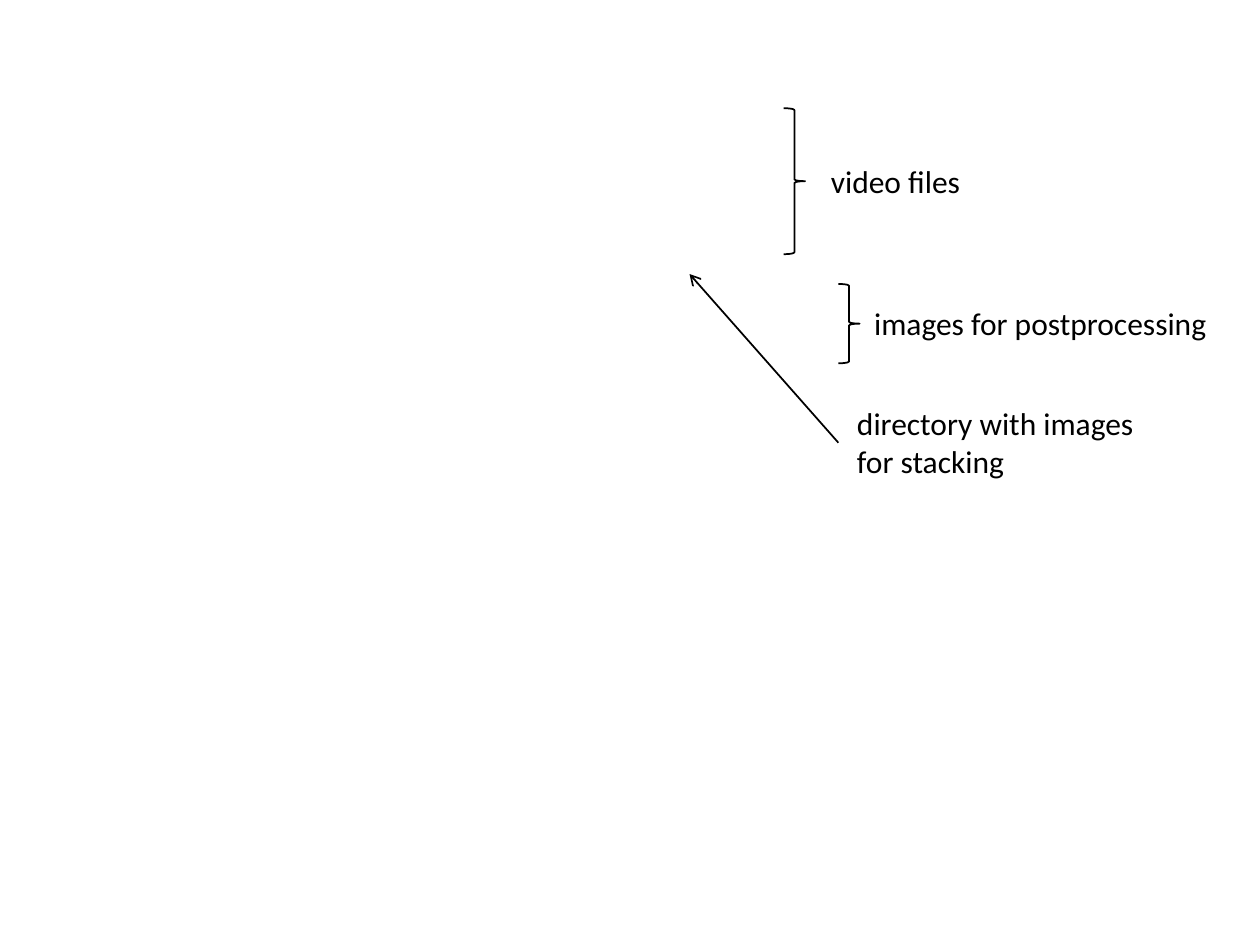
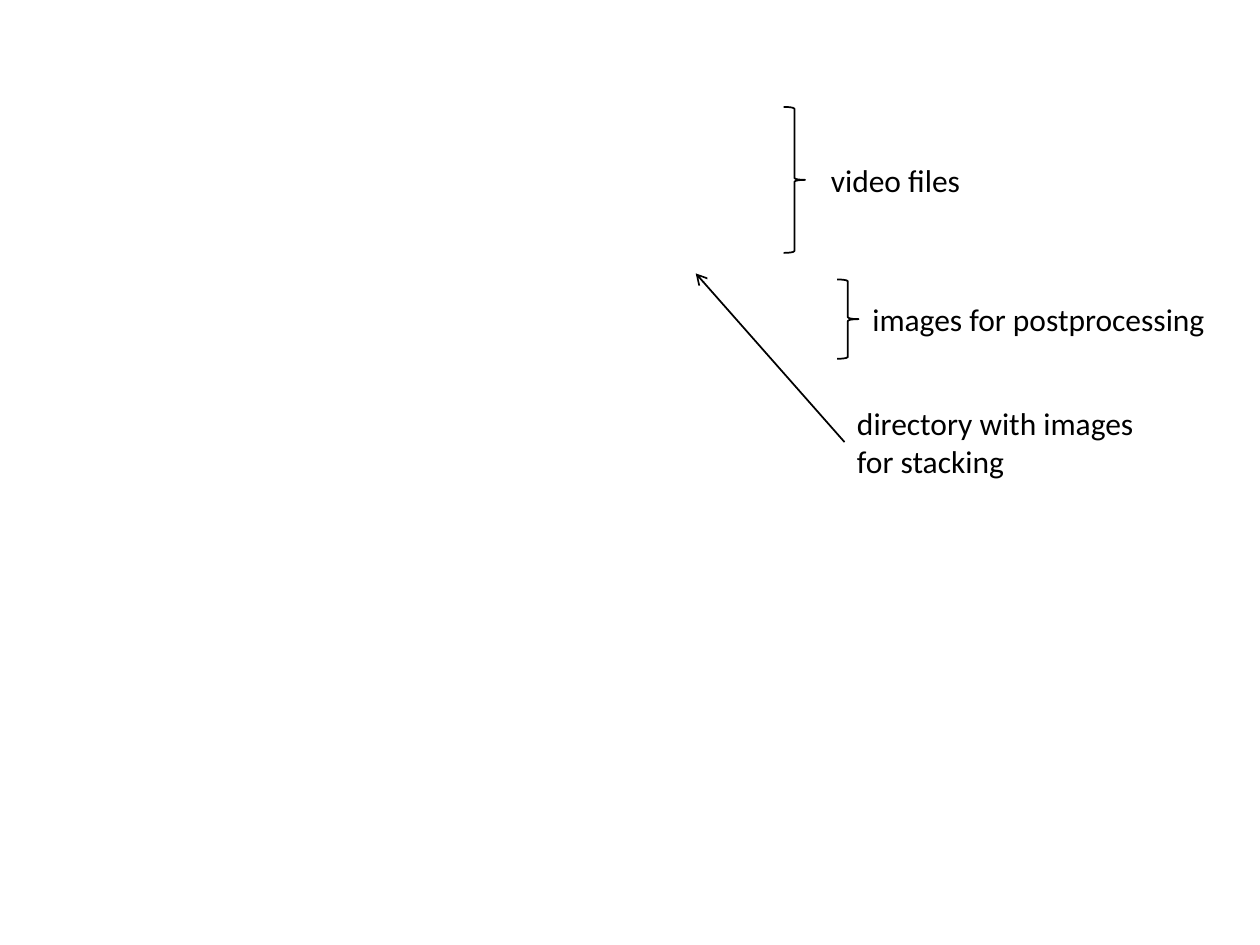
Before and after one commit to Rolf-Hempel/PlanetarySystemStacker, a slide deck: slide 1 of Documentation/Illustrations/file-open-joblist.pptx. Drawn at 1260x945 pixels with LibreOffice and Linux fonts; fonts in the diff are those of the drawing; background and template pictures are left out. Boxes give left, top, right and bottom in pixels: in the first picture for what was removed or moved away, otherwise in the second. Text is boxed around its words. In the diff, an @@ line names an element or a change of style, - is before the commit and + after.

```diff
--- a/Documentation/Illustrations/file-open-joblist.pptx
+++ b/Documentation/Illustrations/file-open-joblist.pptx
@@ arrow moved from (838, 442) - (689, 275) to (844, 442) - (696, 273) @@
@@ right brace: place and size @@
-right brace at <box>838,284,859,363</box>
+right brace at <box>837,280,858,359</box>
@@ text "images for postprocessing": place and size @@
-text "images for postprocessing" at <box>874,313,1206,341</box>
+text "images for postprocessing" at <box>872,309,1204,337</box>
```
Also in this commit, not shown: 31 other files.
